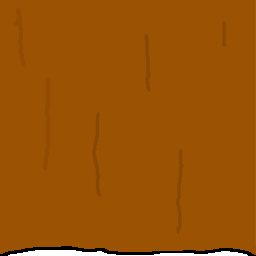
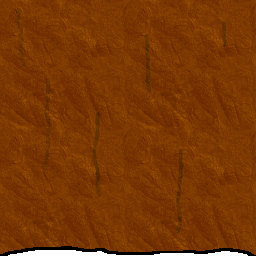
Layers edited between the first and the second 256 x 256 image:
added layer "Layer 3 copy 2" (overlay, 57%) above "Layer 3 copy" over (0, 0, 256, 255)
